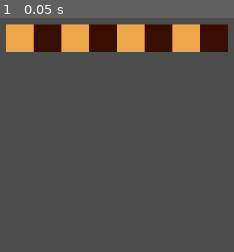
Above: before the commit, frame 1.
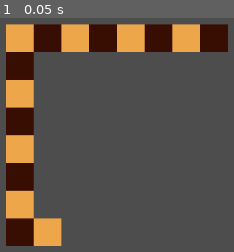
Above: after the commit, the same moment.

Repository: LuthienFowler/Chess_Experiment
Game: Godot game, scene res://main.tscn
The game is run twice, just before and just after one commit, with the same random seed, the same clock (stepped at 60 frames per second) and the same inputs.
Inputs:
- Up to frame 1 (0.05 s): no input

The runs differ from the first frame. In frame 1, 11% of the frame differs, in the area x 2-27%, y 14-98%.

Commit message:
Second row. done

Diff:
--- a/main.tscn
+++ b/main.tscn
@@ -62,3 +62,59 @@
 offset_right = 332.0
 offset_bottom = 49.0
 dark = true
+
+[node name="Tile9" parent="Board" instance=ExtResource("1_a0bsv")]
+offset_left = 12.0
+offset_top = 49.0
+offset_right = 52.0
+offset_bottom = 89.0
+dark = true
+
+[node name="Tile10" parent="Board" instance=ExtResource("1_a0bsv")]
+offset_left = 12.0
+offset_top = 89.0
+offset_right = 52.0
+offset_bottom = 129.0
+color = Color(0.954204, 0.408922, 0.226199, 1)
+
+[node name="Tile11" parent="Board" instance=ExtResource("1_a0bsv")]
+offset_left = 12.0
+offset_top = 129.0
+offset_right = 52.0
+offset_bottom = 169.0
+dark = true
+
+[node name="Tile12" parent="Board" instance=ExtResource("1_a0bsv")]
+offset_left = 12.0
+offset_top = 169.0
+offset_right = 52.0
+offset_bottom = 209.0
+color = Color(0.993414, 0.760391, 0.68613, 1)
+
+[node name="Tile13" parent="Board" instance=ExtResource("1_a0bsv")]
+offset_left = 12.0
+offset_top = 209.0
+offset_right = 52.0
+offset_bottom = 249.0
+dark = true
+
+[node name="Tile14" parent="Board" instance=ExtResource("1_a0bsv")]
+offset_left = 12.0
+offset_top = 249.0
+offset_right = 52.0
+offset_bottom = 289.0
+color = Color(0.97622, 0.505742, 0.354852, 1)
+
+[node name="Tile15" parent="Board" instance=ExtResource("1_a0bsv")]
+offset_left = 12.0
+offset_top = 289.0
+offset_right = 52.0
+offset_bottom = 329.0
+dark = true
+
+[node name="Tile16" parent="Board" instance=ExtResource("1_a0bsv")]
+offset_left = 52.0
+offset_top = 289.0
+offset_right = 92.0
+offset_bottom = 329.0
+color = Color(0.949823, 0.395207, 0.206917, 1)
